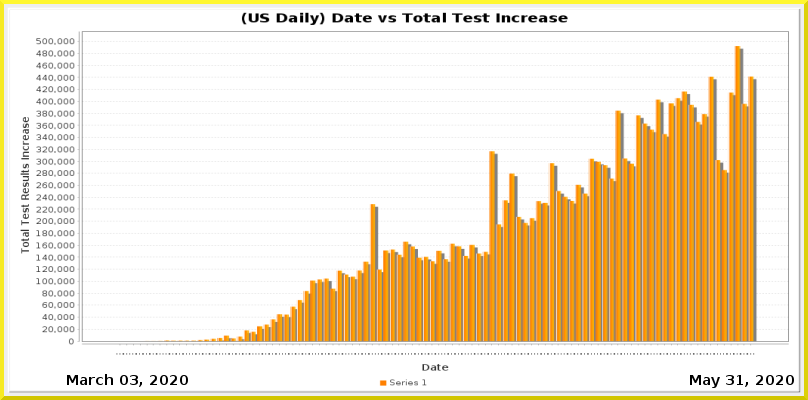
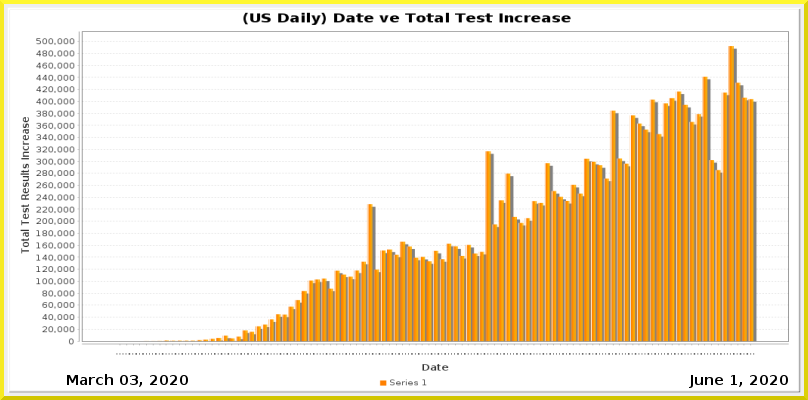
Comparing the layer stacks of the two 808 × 400 images. Changes:
painted on "Current Date" over box(689, 375, 794, 388)
painted on "Date_vs_TestIncrease.png" over box(123, 12, 757, 355)
